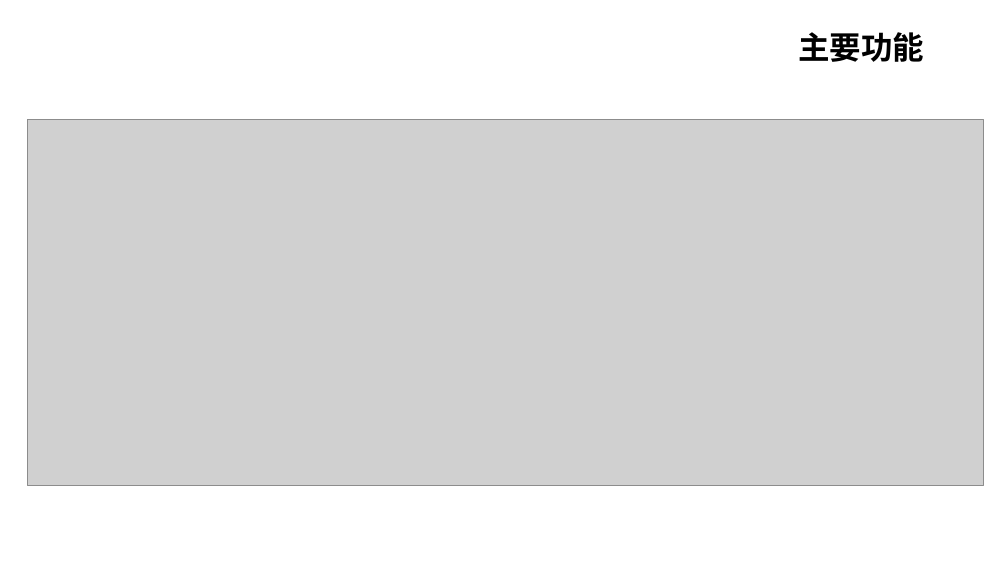
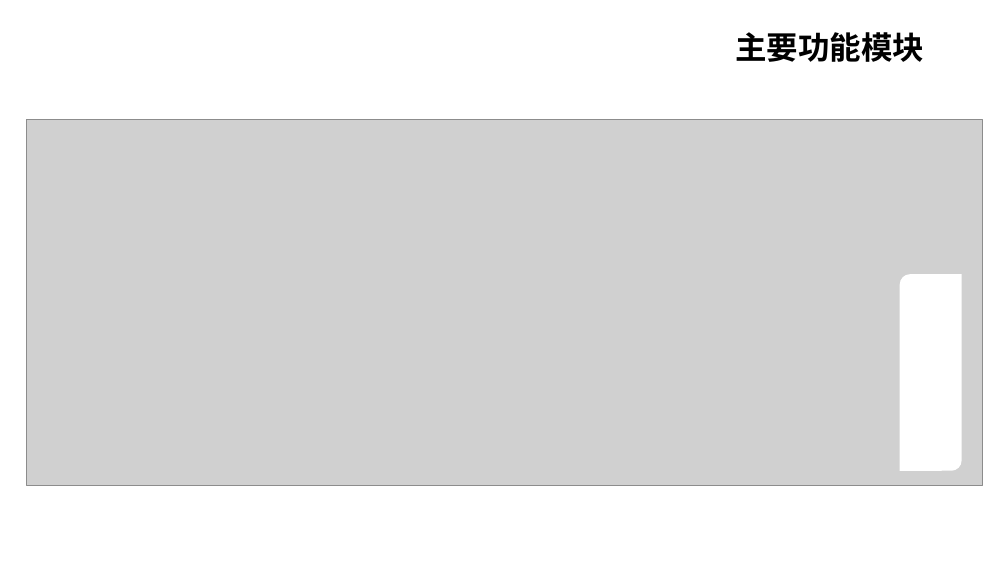
Before and after one commit to huiyaoren/CYMOOC, a slide deck: slide 4 of doc/传一在线教育网站.ppt (slide 5 before the commit). Drawn at 1008x567 pixels with LibreOffice and Linux fonts; fonts in the diff are those of the drawing; grey boxes stand for pictures. Boxes give left, top, right and bottom in pixels: in the first picture for what was removed or moved away, otherwise in the second. Text is boxed around its words. In the diff, an @@ line names an element or a change of style, - is before the commit and + after.

```diff
--- a/doc/传一在线教育网站.ppt
+++ b/doc/传一在线教育网站.ppt
@@ title at (735,32,924,62): text changed @@
-主要功能
+主要功能模块
@@ freeform shape added at (899,274,961,471), fill #FFFFFF @@
```
Also in this commit, not shown: 6 other slides changed, 8 slides added, 9 slides removed, 1 other file.
